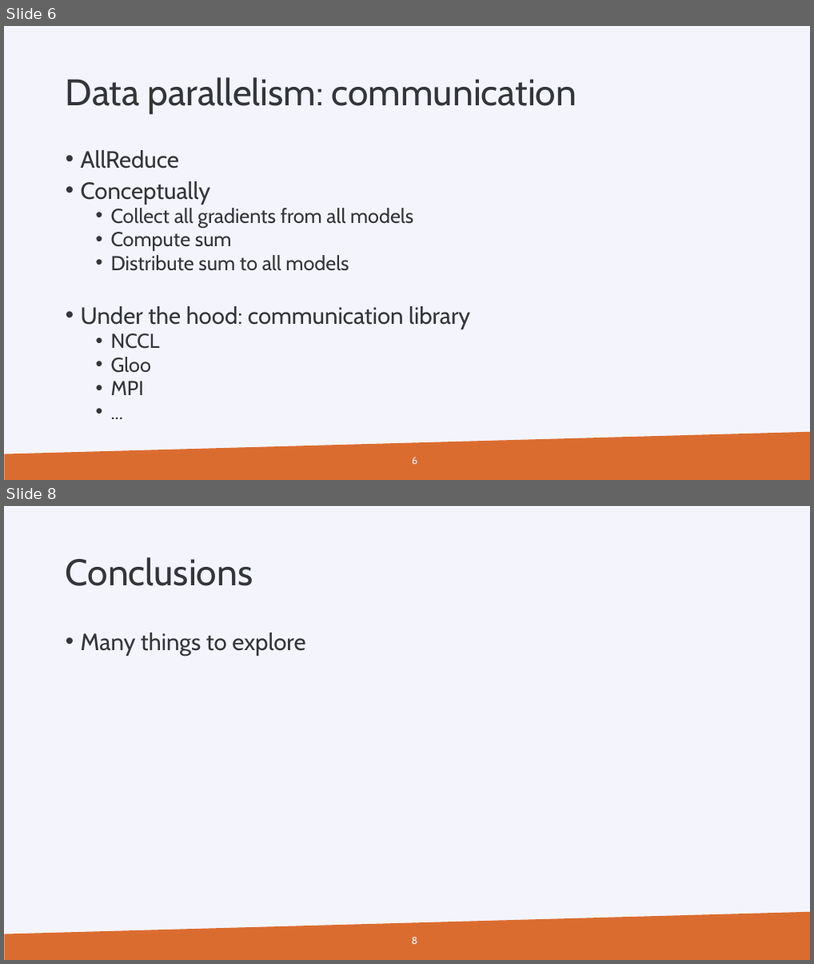
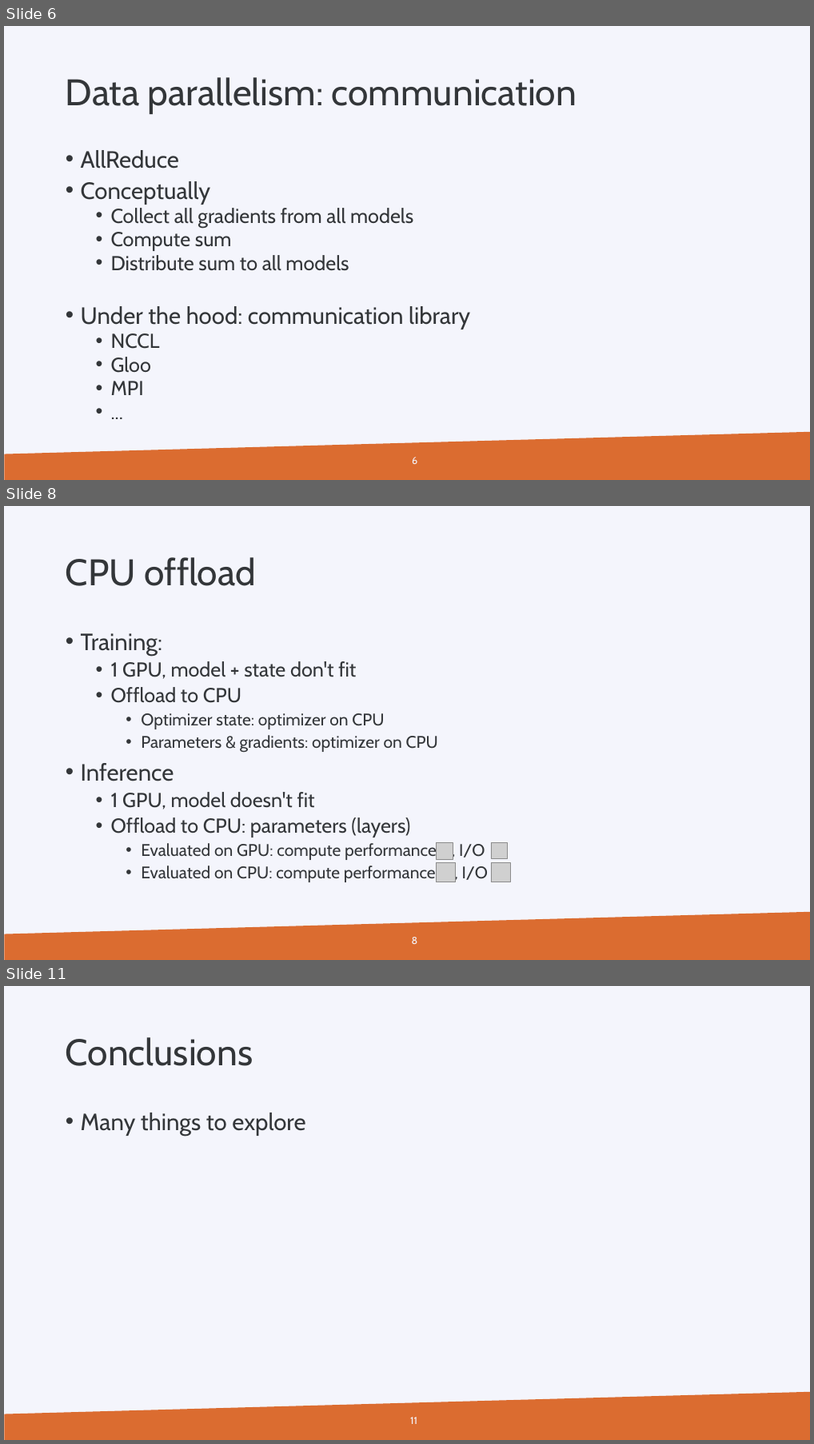
Before and after one commit to gjbex/Machine-learning-with-Python, a slide deck: multi_gpu.pptx. Shown one above the other, each under a label of ours: slides 6 and 8 before the commit, slides 6, 8 and 11 after it; the slides between them are not shown. The pictures are 814x964 and 814x1444 pixels, drawn with LibreOffice and Linux fonts; fonts in the diff are those of the drawing; grey boxes stand for pictures; background and template pictures are left out. Boxes give left, top, right and bottom in pixels: in the first picture for what was removed or moved away, otherwise in the second. Text is boxed around its words. In the diff, an @@ line names an element or a change of style, - is before the commit and + after.

Commit message:
Add CPU offload slides

```diff
--- a/multi_gpu.pptx
+++ b/multi_gpu.pptx
@@ slide 8 added at [4,506,810,960], background #F4F5FC; not listed: 1 template element that a slide beside it also shows @@
@@ title added at [66,557,257,586], 44 pt, text #333639 @@
+CPU offload
@@ text added at [81,633,488,882], 20 pt, text #333639 @@
+• Training:
+  • 1 GPU, model + state don't fit
+  • Offload to CPU
+    • Optimizer state: optimizer on CPU
+    • Parameters & gradients: optimizer on CPU
+• Inference
+  • 1 GPU, model doesn't fit
+  • Offload to CPU: parameters (layers)
+    • Evaluated on GPU: compute performance , I/O
+    • Evaluated on CPU: compute performance , I/O
@@ picture added at [436,842,453,860] @@
@@ picture added at [436,862,456,882] @@
@@ picture added at [491,842,508,859] @@
@@ picture added at [491,862,511,882] @@
@@ page number added at [412,936,418,944], 12 pt, text #F4F5FC @@
+8
@@ what was slide 8 is now slide 11 @@
@@ page number at [410,1416,418,1424]: text changed @@
-8
+11
```
Also in this commit, not shown: 2 slides changed, 2 other slides added, 1 other file.
